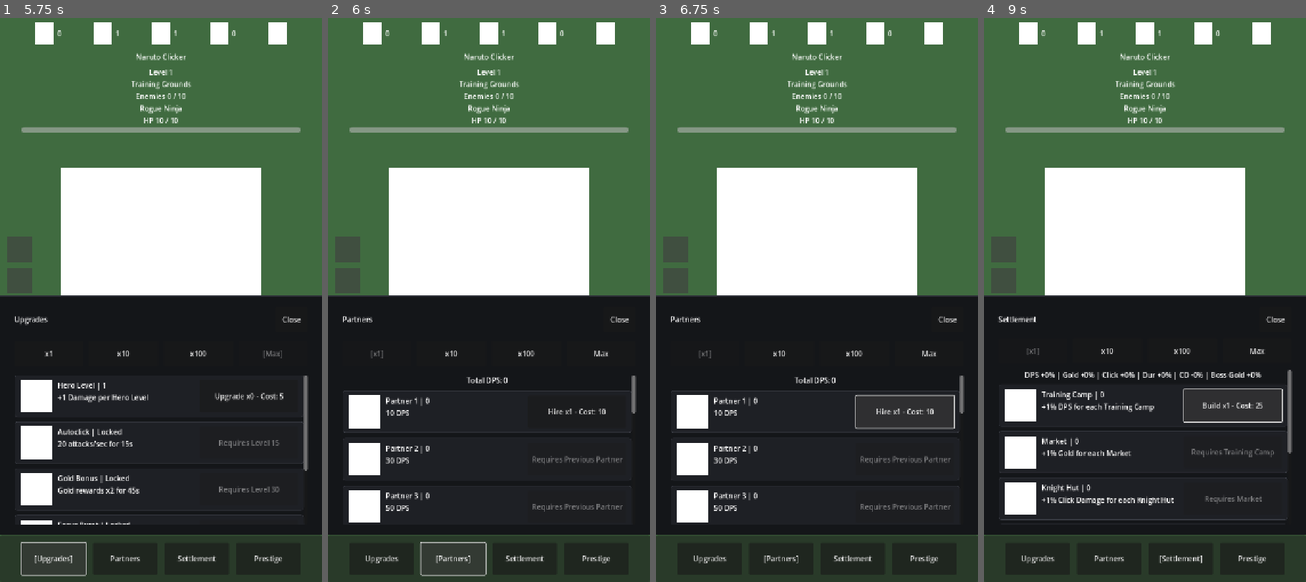
Above: before the commit, frames 1-4 (left to right).
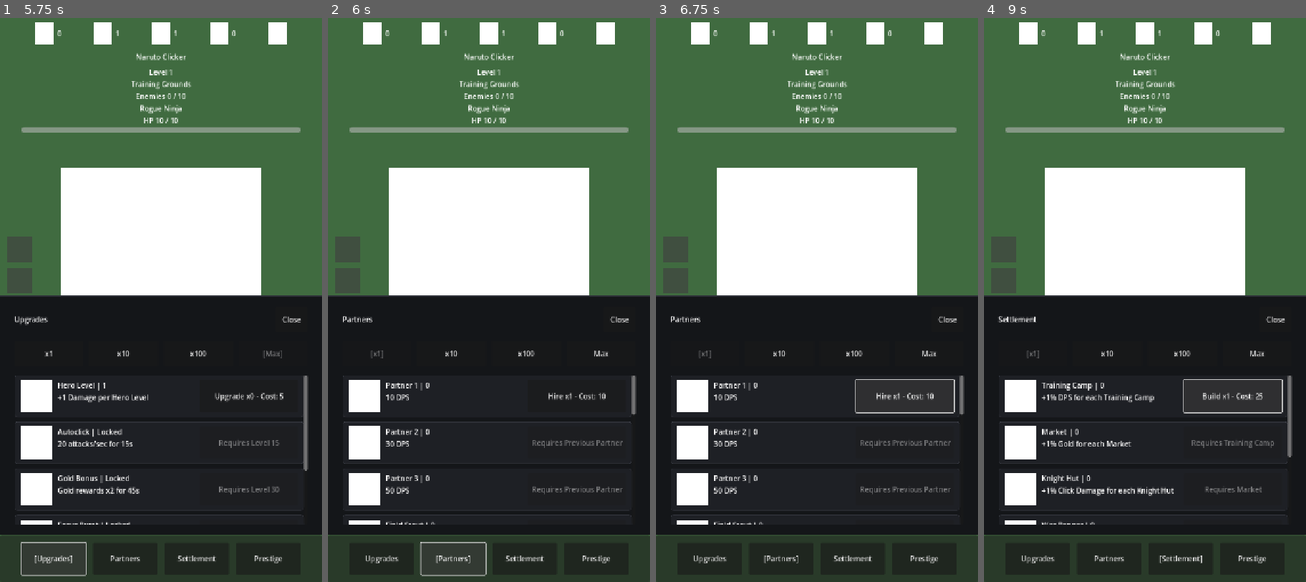
Above: after the commit, the same moments.

Repository: StanisRyz/naruto-clicker
Game: Godot game, scene res://scenes/main/Main.tscn
Two runs of this game, one before a commit and one after it. Both use one fixed random seed, a clock stepped at 60 frames per second and the inputs below.
Inputs:
- Up to frame 1 (5.75 s): click "Upgrades" at 0.5 s; click "x10" at 1.25 s; click "x1" at 2 s; click "x100" at 2.75 s; click "Max" at 3.5 s; click "Upgrade x0 - Cost: 5" at 4.25 s; click "[Upgrades]" at 5 s
- Up to frame 2 (6 s): click "Partners" at 5.75 s
- Up to frame 3 (6.75 s): click "Hire x1 - Cost: 10" at 6.5 s
- Up to frame 4 (9 s): click "[Partners]" at 7.25 s; click "Settlement" at 8 s; click "Build x1 - Cost: 25" at 8.75 s

Frame 1 is identical in both runs. In frame 2, 3.4% of the frame differs, in the area x 4-96%, y 63-90%; in frame 3, 4.4%; in frame 4, 5.4%, in the area x 4-96%, y 58-90%.

Commit message:
Clean up shop summaries and prestige bonuses
Clean up tab UI summaries and fix prestige point bonus behavior.

Changes include:
- Remove Total DPS summary from Partners tab.
- Remove combined settlement bonus summary from Settlement tab.
- Show only available Prestige Points in Prestige tab.
- Remove passive damage/gold bonuses from raw prestige points.
- Keep prestige bonuses tied to purchased talents only.
- Align Settlement BuyModeSelector spacing with Upgrades and Partners.
- Preserve purchases, bulk-buy, prestige talents, combat, zones, and boss timer behavior.

Diff:
--- a/scenes/ui/PartnerPanel.gd
+++ b/scenes/ui/PartnerPanel.gd
@@ -9,14 +9,12 @@
 var current_state: ClickerState = null
 var partner_rows: Array[Dictionary] = []
 
-@onready var total_dps_label: Label = $TotalDpsLabel
 @onready var rows_container: VBoxContainer = $RowsContainer
 
 
 func update_view(state: ClickerState) -> void:
 	current_state = state
 	_ensure_partner_rows(state)
-	total_dps_label.text = "Total DPS: %d" % state.get_total_partner_dps()
 
 	for partner_index in range(partner_rows.size()):
 		_update_partner_row(state, partner_index, partner_rows[partner_index])
--- a/scenes/ui/PartnerPanel.tscn
+++ b/scenes/ui/PartnerPanel.tscn
@@ -6,11 +6,6 @@
 theme_override_constants/separation = 12
 script = ExtResource("1_qxodb")
 
-[node name="TotalDpsLabel" type="Label" parent="."]
-layout_mode = 2
-text = "Total DPS: 0"
-horizontal_alignment = 1
-
 [node name="RowsContainer" type="VBoxContainer" parent="."]
 layout_mode = 2
-theme_override_constants/separation = 12
+theme_override_constants/separation = 10
--- a/scenes/ui/PrestigePanel.gd
+++ b/scenes/ui/PrestigePanel.gd
@@ -20,10 +20,7 @@
 	_ensure_talent_rows(state)
 	var total_reward: int = state.get_prestige_reward()
 
-	points_label.text = "Prestige Points: %d / %d" % [
-		state.prestige_points_available,
-		state.prestige_points_total_earned,
-	]
+	points_label.text = "Prestige Points: %d" % state.prestige_points_available
 	_update_prestige_action_row(total_reward)
 
 	for talent_index in range(talent_rows.size()):
--- a/scenes/ui/PrestigePanel.tscn
+++ b/scenes/ui/PrestigePanel.tscn
@@ -8,7 +8,7 @@
 
 [node name="PointsLabel" type="Label" parent="."]
 layout_mode = 2
-text = "Prestige Points: 0 / 0"
+text = "Prestige Points: 0"
 horizontal_alignment = 1
 
 [node name="ActionContainer" type="VBoxContainer" parent="."]
--- a/scenes/ui/SettlementPanel.gd
+++ b/scenes/ui/SettlementPanel.gd
@@ -9,21 +9,12 @@
 var current_state: ClickerState = null
 var building_rows: Array[Dictionary] = []
 
-@onready var bonuses_label: Label = $BonusesLabel
 @onready var rows_container: VBoxContainer = $RowsContainer
 
 
 func update_view(state: ClickerState) -> void:
 	current_state = state
 	_ensure_building_rows(state)
-	bonuses_label.text = "DPS +%d%% | Gold +%d%% | Click +%d%% | Dur +%d%% | CD -%d%% | Boss Gold +%d%%" % [
-		state.get_settlement_partner_dps_bonus_percent(),
-		state.get_settlement_gold_bonus_percent(),
-		state.get_settlement_click_damage_bonus_percent(),
-		state.get_settlement_ability_duration_bonus_percent(),
-		state.get_settlement_cooldown_reduction_percent(),
-		state.get_settlement_boss_gold_bonus_percent(),
-	]
 
 	for building_index in range(building_rows.size()):
 		_update_building_row(state, building_index, building_rows[building_index])
--- a/scenes/ui/SettlementPanel.tscn
+++ b/scenes/ui/SettlementPanel.tscn
@@ -6,12 +6,6 @@
 theme_override_constants/separation = 10
 script = ExtResource("1_setpanel")
 
-[node name="BonusesLabel" type="Label" parent="."]
-layout_mode = 2
-text = "DPS +0% | Gold +0% | Click +0% | Dur +0% | CD -0% | Boss Gold +0%"
-horizontal_alignment = 1
-autowrap_mode = 3
-
 [node name="RowsContainer" type="VBoxContainer" parent="."]
 layout_mode = 2
 theme_override_constants/separation = 10
--- a/scenes/ui/SettlementSheet.tscn
+++ b/scenes/ui/SettlementSheet.tscn
@@ -40,7 +40,7 @@
 
 [node name="VBoxContainer" type="VBoxContainer" parent="PanelContainer/MarginContainer"]
 layout_mode = 2
-theme_override_constants/separation = 14
+theme_override_constants/separation = 20
 
 [node name="Header" type="HBoxContainer" parent="PanelContainer/MarginContainer/VBoxContainer"]
 layout_mode = 2
--- a/scripts/game/ClickerState.gd
+++ b/scripts/game/ClickerState.gd
@@ -163,11 +163,11 @@
 
 
 func get_prestige_damage_multiplier() -> float:
-	return 1.0 + prestige_points_total_earned * prestige_damage_bonus_per_point
+	return 1.0
 
 
 func get_prestige_gold_multiplier() -> float:
-	return 1.0 + prestige_points_total_earned * prestige_gold_bonus_per_point
+	return 1.0
 
 
 func get_focus_training_multiplier() -> float:
Not shown, changed: AGENTS.md
Not shown, changed: README.md
